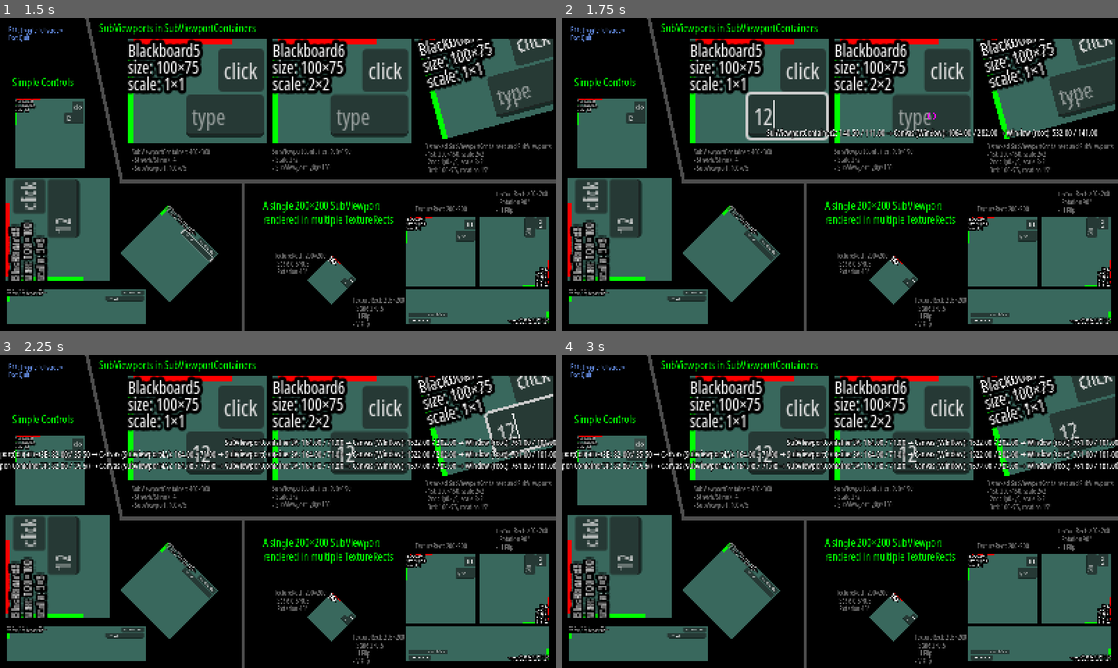
Above: before the commit, frames 1-4 (two rows, left to right).
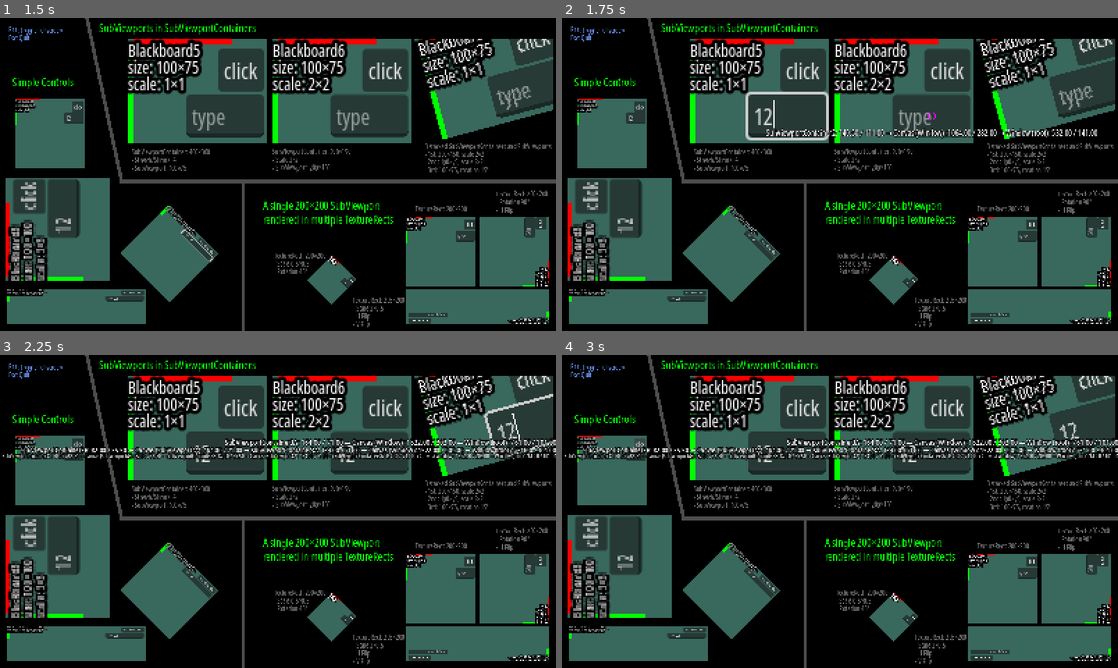
Above: after the commit, the same moments.

Repository: Toxe/godot-coordinate-systems
Game: Godot game, scene res://scenes/main.tscn
Two runs of this game, one before a commit and one after it. Both use one fixed random seed, a clock stepped at 60 frames per second and the inputs below.
Inputs (mouse positions are in pixels of both pictures, inside the frame that each line leads up to):
- Up to frame 1 (1.5 s): click (72, 118) at 0.52 s; type "12" at 0.6 s; click (122, 299) at 0.75 s; type "12" at 0.83 s; click (61, 208) at 0.98 s; type "12" at 1.07 s; click (194, 246) at 1.27 s; type "12" at 1.35 s
- Up to frame 2 (1.75 s): click (789, 115) at 1.5 s; type "12" at 1.58 s; click (928, 115) at 1.73 s
- Up to frame 3 (2.25 s): type "12" at 1.82 s; click (528, 423) at 2.02 s; type "12" at 2.1 s
- Up to frame 4 (3 s): click "click" at 2.75 s

Frame 1 is identical in both runs. In frame 2, 0.5% of the frame differs, in the area x 36-94%, y 35-39%; in frame 3, 4.7%, in the area x 0-100%, y 26-38%; in frame 4, 4.7%.

Commit message:
Draw mouse overlay labels in a smaller font to make sure all lines are readable

Diff:
--- a/CoordinateSystems/scenes/mouse_overlay.gd
+++ b/CoordinateSystems/scenes/mouse_overlay.gd
@@ -10,7 +10,7 @@
 func _draw() -> void:
     if !lines.is_empty():
         var mouse_pos := get_viewport().get_mouse_position()
-        DebugDraw.draw_labeled_circle(self, mouse_pos, 10, Color.MAGENTA, 2, "\n".join(lines))
+        DebugDraw.draw_labeled_circle(self, mouse_pos, 10, Color.MAGENTA, 2, lines)
         lines.clear()
 
 
--- a/CoordinateSystems/scripts/debug_draw.gd
+++ b/CoordinateSystems/scripts/debug_draw.gd
@@ -1,4 +1,11 @@
 class_name DebugDraw
+
+
+class FittedText:
+    var text := ""
+    var rect := Rect2()
+    var font_size := 0
+
 
 const font_size := 24
 const font_outline_size := 6
@@ -6,27 +13,98 @@
 static var project_theme := ThemeDB.get_project_theme()
 
 
-static func draw_label(canvas_item: CanvasItem, pos: Vector2, text: String, text_color: Color, outline_color: Color) -> void:
+static func draw_labeled_circle(canvas_item: CanvasItem, pos: Vector2, radius: float, color: Color, width: float, lines: Array[String]) -> void:
     if canvas_item.visible:
-        var label_size := project_theme.default_font.get_multiline_string_size(text, HORIZONTAL_ALIGNMENT_RIGHT, -1, font_size)
-        var label_rect := Rect2(pos + Vector2(roundf(-label_size.x / 2.0), font_size), label_size)
-        var viewport_rect := canvas_item.get_viewport_rect()
-
-        var moved_rect := Rect2(label_rect)
-        if label_rect.end.x > viewport_rect.end.x:
-            moved_rect.position.x += viewport_rect.end.x - label_rect.end.x
-        elif label_rect.position.x < viewport_rect.position.x:
-            moved_rect.position.x += viewport_rect.position.x - label_rect.position.x
-
-        if label_rect.end.y > viewport_rect.end.y:
-            moved_rect.position.y += viewport_rect.end.y - label_rect.end.y
-        elif label_rect.position.y < viewport_rect.position.y:
-            moved_rect.position.y += viewport_rect.position.y - label_rect.position.y
-
-        canvas_item.draw_multiline_string_outline(project_theme.default_font, moved_rect.position + Vector2(0, font_size), text, HORIZONTAL_ALIGNMENT_RIGHT, moved_rect.size.x + 1, font_size, -1, font_outline_size, outline_color)
-        canvas_item.draw_multiline_string(project_theme.default_font, moved_rect.position + Vector2(0, font_size), text, HORIZONTAL_ALIGNMENT_RIGHT, moved_rect.size.x + 1, font_size, -1, text_color)
+        canvas_item.draw_circle(pos, radius, color, false, width)
+        draw_label(canvas_item, pos + Vector2(0, radius), lines, Color.WHITE, Color.BLACK)
 
 
-static func draw_labeled_circle(canvas_item: CanvasItem, pos: Vector2, radius: float, color: Color, width: float, text: String) -> void:
-    canvas_item.draw_circle(pos, radius, color, false, width)
-    draw_label(canvas_item, pos + Vector2(0, radius), text, Color.WHITE, Color.BLACK)
+static func draw_label(canvas_item: CanvasItem, pos: Vector2, lines: Array[String], text_color: Color, outline_color: Color) -> void:
+    if canvas_item.visible:
+        var viewport := canvas_item.get_viewport()
+        var labels: Array[FittedText]
+
+        for text in lines:
+            var fitted_text := _fit_label_text_to_viewport(text, viewport)
+            if !fitted_text:
+                fitted_text = _fit_label_text_to_viewport("[text too long]", viewport)
+            assert(fitted_text != null)
+            labels.append(fitted_text)
+
+        _right_align_labels(labels)
+        _vertically_stack_labels(labels)
+
+        var bounding_box := _calc_labels_bounding_box(labels)
+        bounding_box = _center_rect_below_position(bounding_box, pos)
+        bounding_box = _fit_rect_to_viewport(bounding_box, viewport)
+
+        _move_labels_into_bounding_box(labels, bounding_box)
+
+        for label in labels:
+            var baseline_position := label.rect.position + Vector2(0, label.font_size)
+            canvas_item.draw_string_outline(project_theme.default_font, baseline_position, label.text, HORIZONTAL_ALIGNMENT_RIGHT, label.rect.size.x, label.font_size, font_outline_size, outline_color)
+            canvas_item.draw_string(project_theme.default_font, baseline_position, label.text, HORIZONTAL_ALIGNMENT_RIGHT, label.rect.size.x, label.font_size, text_color)
+
+
+# brute force trying decreasing font sizes until the text fits inside the Viewport
+static func _fit_label_text_to_viewport(text: String, viewport: Viewport) -> FittedText:
+    var viewport_rect := viewport.get_visible_rect()
+    var fitted_text := FittedText.new()
+    fitted_text.text = text
+    fitted_text.font_size = font_size
+
+    while fitted_text.font_size > 1:
+        fitted_text.rect.size = project_theme.default_font.get_string_size(fitted_text.text, HORIZONTAL_ALIGNMENT_LEFT, -1, fitted_text.font_size)
+        if fitted_text.rect.size.x <= viewport_rect.size.x:
+            break
+        else:
+            fitted_text.font_size -= 1
+
+    return fitted_text if fitted_text.font_size > 1 else null
+
+
+static func _right_align_labels(labels: Array[FittedText]) -> void:
+    var max_x := 0.0
+    for label in labels:
+        max_x = maxf(max_x, label.rect.end.x)
+    for label in labels:
+        label.rect.end.x = max_x
+
+
+static func _vertically_stack_labels(labels: Array[FittedText]) -> void:
+    var offset_y := 0.0
+    for label in labels:
+        label.rect.position.y += offset_y
+        offset_y += label.font_size
+
+
+static func _calc_labels_bounding_box(labels: Array[FittedText]) -> Rect2:
+    var bbox := Rect2()
+    for label in labels:
+        bbox = bbox.merge(label.rect)
+    return bbox
+
+
+static func _center_rect_below_position(rect: Rect2, pos: Vector2) -> Rect2:
+    return Rect2(pos + Vector2(roundf(-rect.size.x / 2.0), font_size), rect.size)
+
+
+static func _fit_rect_to_viewport(rect: Rect2, viewport: Viewport) -> Rect2:
+    var viewport_rect := viewport.get_visible_rect()
+
+    if rect.end.x > viewport_rect.end.x:
+        rect.position.x += viewport_rect.end.x - rect.end.x
+    elif rect.position.x < viewport_rect.position.x:
+        rect.position.x += viewport_rect.position.x - rect.position.x
+
+    if rect.end.y > viewport_rect.end.y:
+        rect.position.y += viewport_rect.end.y - rect.end.y
+    elif rect.position.y < viewport_rect.position.y:
+        rect.position.y += viewport_rect.position.y - rect.position.y
+
+    return rect
+
+
+static func _move_labels_into_bounding_box(labels: Array[FittedText], bounding_box: Rect2) -> void:
+    for label in labels:
+        label.rect.position += bounding_box.position
